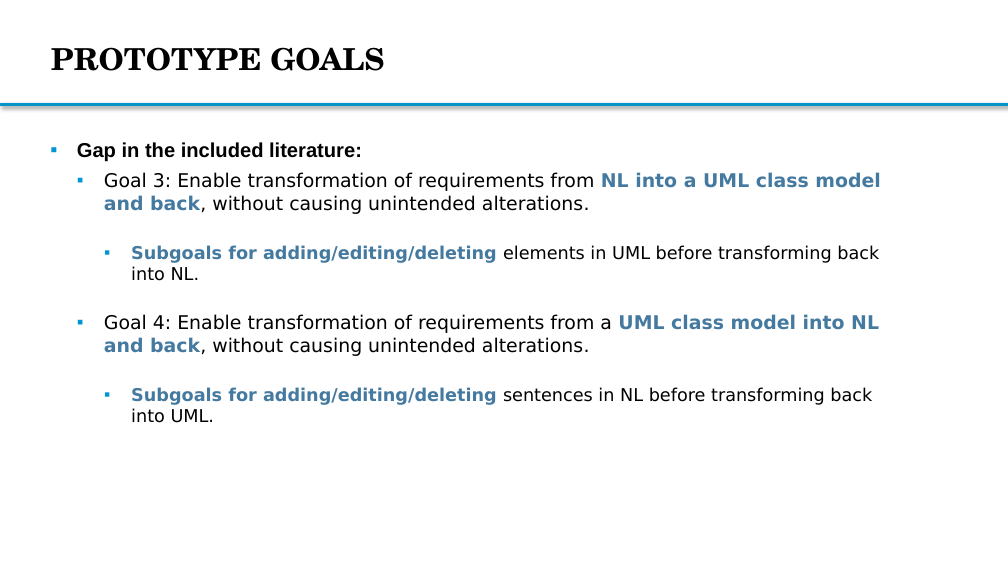
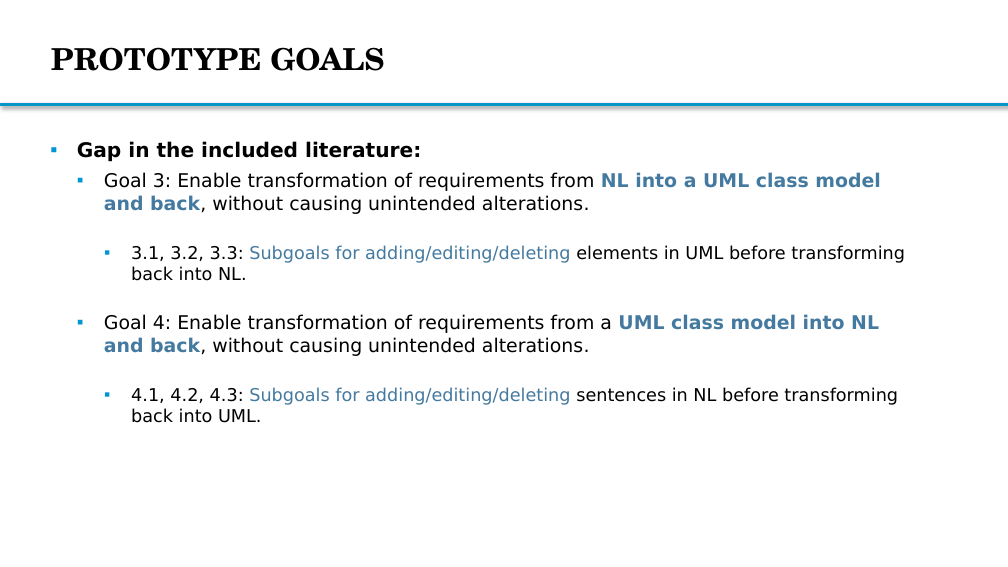
Before and after one commit to Bimi1804/BiT-ReNU, a slide deck: slide 9 of MasterThesis_Presentation2_MarkusBimassl.pptx. Drawn at 1008x567 pixels with LibreOffice and Linux fonts; fonts in the diff are those of the drawing; background and template pictures are left out. Boxes give left, top, right and bottom in pixels: in the first picture for what was removed or moved away, otherwise in the second. Text is boxed around its words. In the diff, an @@ line names an element or a change of style, - is before the commit and + after.

```diff
--- a/MasterThesis_Presentation2_MarkusBimassl.pptx
+++ b/MasterThesis_Presentation2_MarkusBimassl.pptx
@@ text at [77,141,421,162]: font Arial to DejaVu Sans in "Gap in the included literature:" @@
@@ text at [131,245,905,281]: text changed @@
-    ▪ Subgoals for adding/editing/deleting elements in UML before transforming back into NL.
+    ▪ 3.1, 3.2, 3.3: Subgoals for adding/editing/deleting elements in UML before transforming back into NL.
@@ text at [131,387,898,423]: text changed @@
-    ▪ Subgoals for adding/editing/deleting sentences in NL before transforming back into UML.
+    ▪ 4.1, 4.2, 4.3: Subgoals for adding/editing/deleting sentences in NL before transforming back into UML.
```
Also in this commit, not shown: 11 other slides changed, 5 slides added, 4 slides removed.
